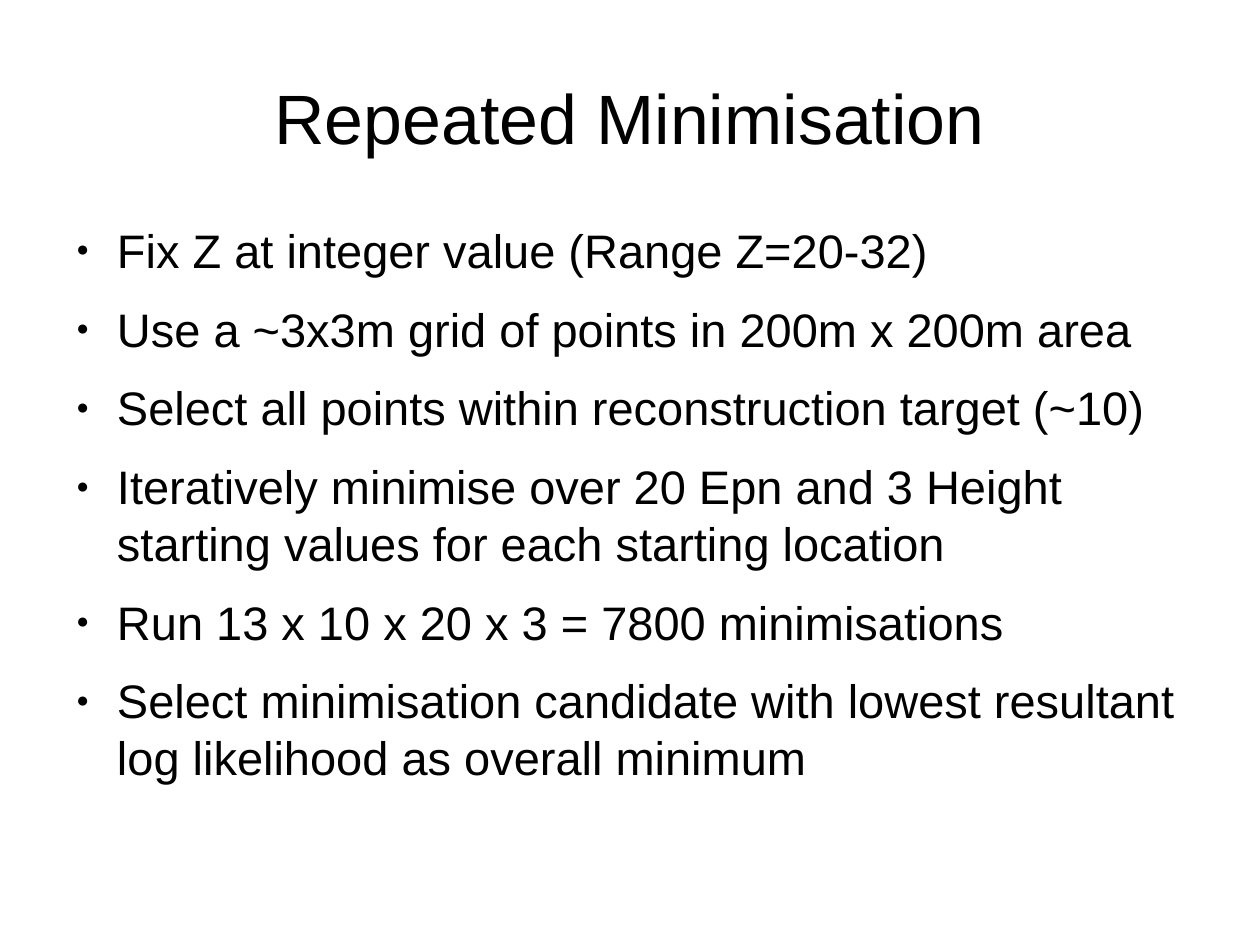
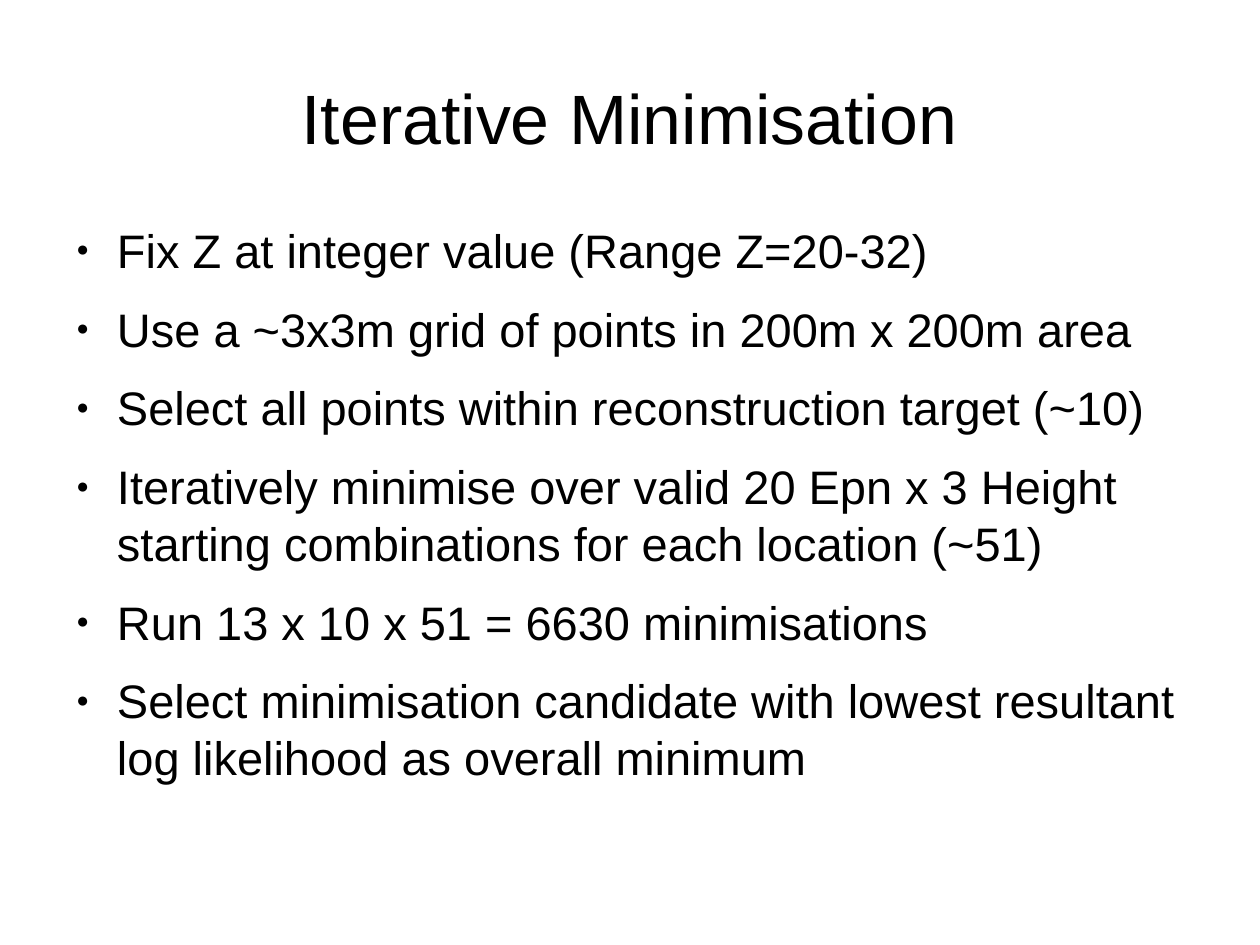
Before and after one commit to robertdstein/DESY, a slide deck: slide 5 of presentations/dpg presentation/slides.odp (slide 4 before the commit). Drawn at 1260x945 pixels with LibreOffice and Linux fonts; fonts in the diff are those of the drawing. Boxes give left, top, right and bottom in pixels: in the first picture for what was removed or moved away, otherwise in the second. Text is boxed around its words. In the diff, an @@ line names an element or a change of style, - is before the commit and + after.

```diff
--- a/presentations/dpg presentation/slides.odp
+++ b/presentations/dpg presentation/slides.odp
@@ title at [302,93,957,145]: text changed @@
-Repeated Minimisation
+Iterative Minimisation
@@ text at [117,470,1117,641]: text changed @@
-● Iteratively minimise over 20 Epn and 3 Height starting values for each starting location
-● Run 13 x 10 x 20 x 3 = 7800 minimisations
+● Iteratively minimise over valid 20 Epn x 3 Height starting combinations for each location (~51)
+● Run 13 x 10 x 51 = 6630 minimisations
```
Also in this commit, not shown: 1 other slide changed, 3 slides added, 1 slide removed, 44 other files.
